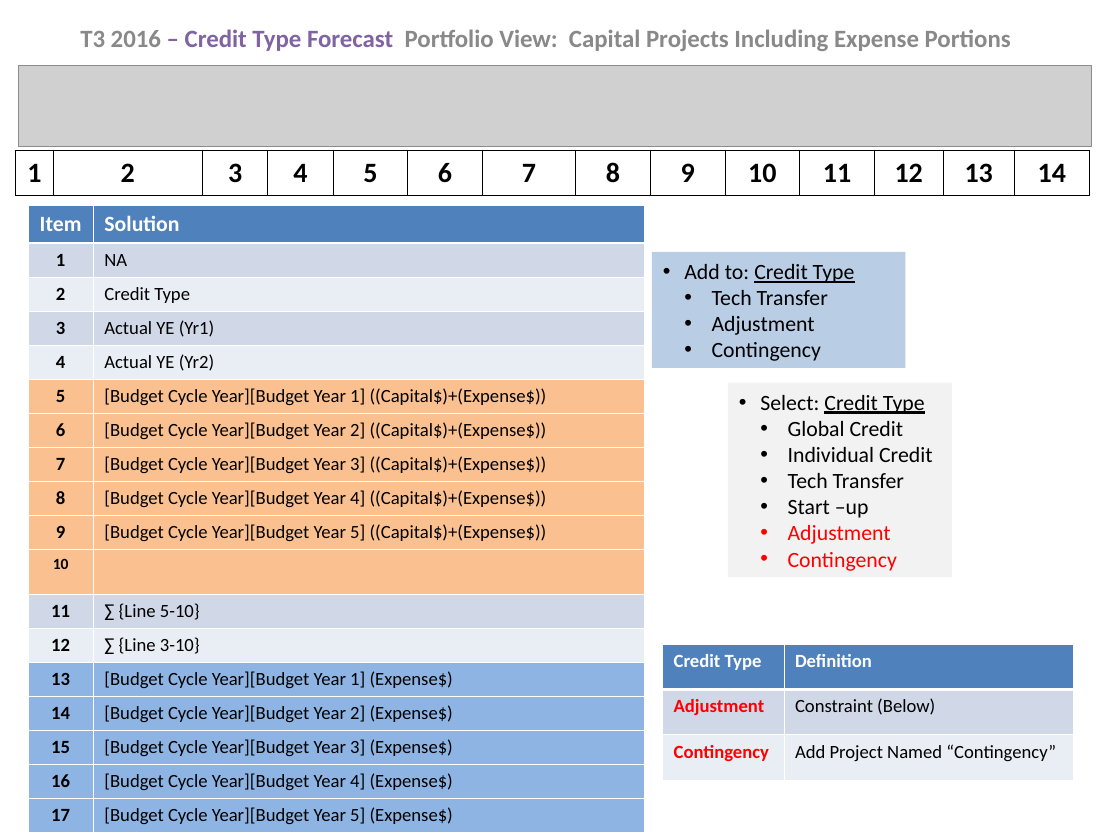
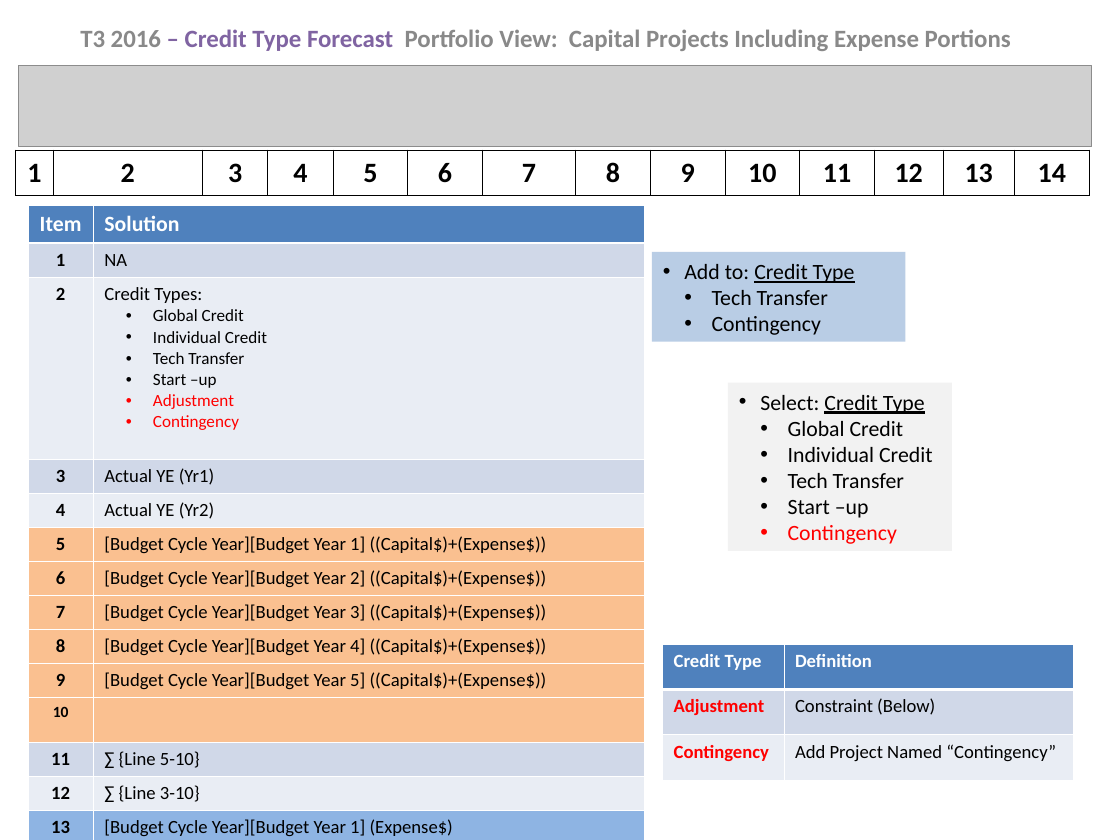
Before and after one commit to jlucas5190/ppms, a slide deck: slide 9 of resources/Forecast Reports.ppt (slide 8 before the commit). Drawn at 1120x840 pixels with LibreOffice and Linux fonts; fonts in the diff are those of the drawing; grey boxes stand for pictures. Boxes give left, top, right and bottom in pixels: in the first picture for what was removed or moved away, otherwise in the second. Text is boxed around its words. In the diff, an @@ line names an element or a change of style, - is before the commit and + after.

```diff
--- a/resources/Forecast Reports.ppt
+++ b/resources/Forecast Reports.ppt
@@ table at <box>28,205,644,840</box> @@
-row 3, column 2: Credit Type
+row 3, column 2: Credit Types: / Global Credit / Individual Credit / Tech Transfer / Start –up / Adjustment / Contingency
@@ rectangle "Add to: Credit Type": place and size @@
-rectangle "Add to: Credit Type" at <box>652,252,905,368</box>
+rectangle "Add to: Credit Type" at <box>652,252,905,342</box>
@@ text in rectangle at <box>712,316,815,335</box>: paragraph removed @@
-  • Adjustment
@@ rectangle "Select: Credit Type": place and size @@
-rectangle "Select: Credit Type" at <box>728,383,952,578</box>
+rectangle "Select: Credit Type" at <box>728,383,952,551</box>
@@ text in rectangle at <box>788,525,891,544</box>: paragraph removed @@
-  • Adjustment
```
Also in this commit, not shown: 2 other slides changed, 1 slide added, 1 other file.
